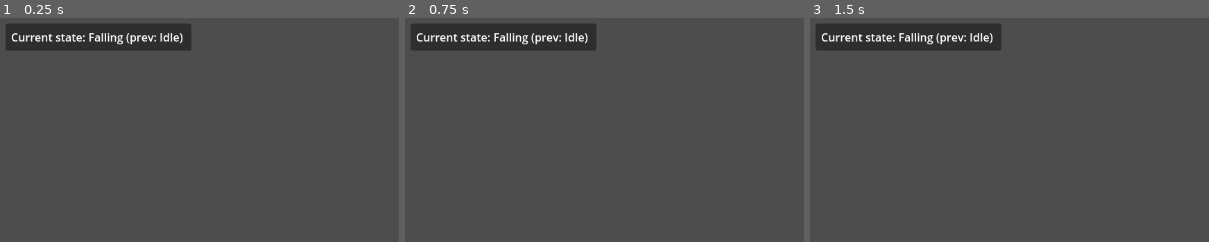
Above: before the commit, frames 1-3 (left to right).
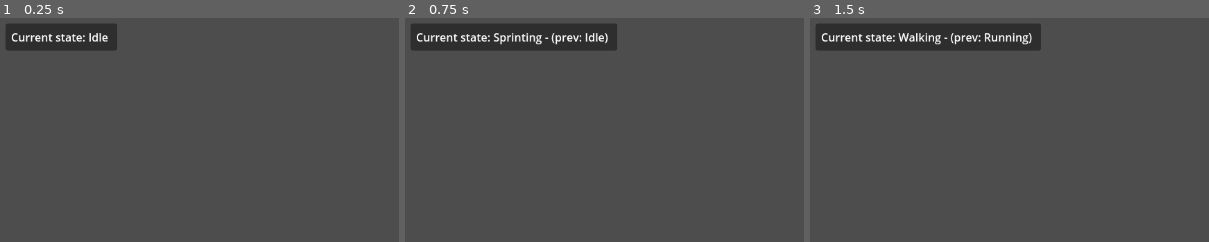
Above: after the commit, the same moments.

Repository: C12-H22-O11/sandbox_study
Game: Godot game, scene res://scenes/player/player.tscn
Two runs of this game, one before a commit and one after it. Both use one fixed random seed, a clock stepped at 60 frames per second and the inputs below. This scene is started directly instead of the project's main scene.
Inputs (mouse positions are % of the whole screen's width and height, from its top left):
- Up to frame 1 (0.25 s): no input
- Up to frame 2 (0.75 s): tap Enter at 0.5 s; move the mouse to (72, 45) at 0.52 s; hold D (move_right) from 0.53 s (still down); hold Shift (sprint) from 0.53 s (still down); click (72, 45) at 0.67 s
- Up to frame 3 (1.5 s): tap Space (jump) at 0.77, 1.07, 1.25 s; tap C (walk) at 0.8, 1.35 s; move the mouse to (30, 55) at 1.27 s; release D (move_right) at 1.28 s; release Shift (sprint) at 1.28 s; hold S (move_backward) from 1.28 s (still down)
The pictures show only the part of the screen within x 0-50%, y 0-50%; the shares and areas given below are measured in that part.

The runs differ from the first frame. In frame 1, 2.2% of the frame differs, in the area x 22-48%, y 2-15%; in frame 2, 1.3%; in frame 3, 1.8%.
Error after the commit: Invalid call. Nonexistent function 'get_planar_velocity' in base 'CharacterBody3D (Player)'. (res://scenes/player/player_state/player_states/walking.gd:30)

Commit message:
refactor: Removed reference to state machine in states and added signal

Diff:
--- a/scenes/player/player.gd
+++ b/scenes/player/player.gd
@@ -58,8 +58,10 @@
 	velocity = planar_velocity.move_toward(target_velocity, target_acceleration * delta) + exclude_axis_vector
 
 
-func get_planar_velocity() -> Vector2:
-	return Vector2(velocity.x, velocity.z)
+func is_falling(gravity: Vector3) -> bool:
+	var value := velocity.dot(gravity)
+	return value > 0
+
 
 func apply_gravity(gravity: Vector3, delta: float) -> void:
 	if not is_on_floor():
--- a/scenes/player/player_debug_panel/player_debug_panel.gd
+++ b/scenes/player/player_debug_panel/player_debug_panel.gd
@@ -13,4 +13,6 @@
 	state_machine.transitioned.connect(_on_state_transitioned)
 
 func _on_state_transitioned(from: State, to: State) -> void:
-	current_state_label.text = "Current state: %s (prev: %s) " % [to.name, from.name]
+	var to_str: String = "Current state: %s" % to.name if to else ""
+	var from_str: String = " - (prev: %s)" % from.name if from else ""
+	current_state_label.text = "%s%s " % [to_str, from_str]
--- a/scenes/player/player_state/player_states/falling.gd
+++ b/scenes/player/player_state/player_states/falling.gd
@@ -25,7 +25,7 @@
 
 
 	if player.is_on_floor():
-			state_machine.transition("Landing")
+			requested_transition.emit("Landing")
 			return
 
 	player.move_and_slide()
--- a/scenes/player/player_state/player_states/idle.gd
+++ b/scenes/player/player_state/player_states/idle.gd
@@ -8,22 +8,25 @@
 func physics_update(_delta: float) -> void:
 	if player.is_on_floor():
 		if player.input.is_action_pressed("jump"):
-			state_machine.transition("Jumping")
+			requested_transition.emit("Jumping")
 			return
 	else:
-		state_machine.transition("Falling")
-		return
+		if player.is_falling(Vector3.DOWN * 9.81):
+			requested_transition.emit("Falling")
+			return
 
 	if player.input.is_attempting_to_move_planar(Vector3.UP):
 		if player.input.is_action_pressed("sprint"):
-			state_machine.transition("Sprinting")
+			requested_transition.emit("Sprinting")
 			return
 		elif player.input.is_action_pressed("walk"):
-			state_machine.transition("Walking")
+			requested_transition.emit("Walking")
 			return
 		else:
-			state_machine.transition("Running")
+			requested_transition.emit("Running")
 			return
+
+	player.velocity
 
 	player.move_and_slide()
 
@@ -35,4 +38,6 @@
 
 func _on_action_just_pressed(action: StringName) -> void:
 	match  action:
-		"jump": state_machine.transition("Jumping")
+		"jump":
+			if player.is_on_floor():
+				requested_transition.emit("Jumping")
--- a/scenes/player/player_state/player_states/jumping.gd
+++ b/scenes/player/player_state/player_states/jumping.gd
@@ -21,11 +21,11 @@
 		true
 	)
 
-	if player.velocity.y <= 0:
+	if player.is_falling(Vector3.DOWN * 9.81):
 		if player.is_on_floor():
-			state_machine.transition("Idle")
+			requested_transition.emit("Idle")
 			return
-		state_machine.transition("Falling")
+		requested_transition.emit("Falling")
 		return
 
 	player.move_and_slide()
--- a/scenes/player/player_state/player_states/landing.gd
+++ b/scenes/player/player_state/player_states/landing.gd
@@ -2,18 +2,22 @@
 
 func enter(_from: State = null) -> void:
 	player.move_and_slide()
-	if player.get_planar_velocity().is_zero_approx():
-		state_machine.transition("Idle")
+
+	if player.input.is_action_pressed("jump"):
+		requested_transition.emit("Jumping")
 		return
-	elif player.input.is_action_pressed("jump"):
-		state_machine.transition("Jumping")
+
+	if Math.get_planar_vector3(player.velocity, Vector3.UP).is_zero_approx():
+		requested_transition.emit("Idle")
 		return
-	elif player.input.is_action_pressed("sprint"):
-		state_machine.transition("Sprinting")
+
+	if player.input.is_action_pressed("sprint"):
+		requested_transition.emit("Sprinting")
 		return
-	elif player.input.is_action_pressed("walk"):
-		state_machine.transition("Walking")
+
+	if player.input.is_action_pressed("walk"):
+		requested_transition.emit("Walking")
 		return
 	else:
-		state_machine.transition("Running")
+		requested_transition.emit("Running")
 		return
--- a/scenes/player/player_state/player_states/running.gd
+++ b/scenes/player/player_state/player_states/running.gd
@@ -17,19 +17,19 @@
 		Vector3.UP
 	)
 
-	if not player.is_on_floor():
-		state_machine.transition("Falling")
+	if not player.is_on_floor() and player.is_falling(Vector3.DOWN * 9.81):
+		requested_transition.emit("Falling")
 		return
 
-	if player.get_planar_velocity().is_zero_approx():
-		state_machine.transition("Idle")
+	if Math.get_planar_vector3(player.velocity, Vector3.UP).is_zero_approx():
+		requested_transition.emit("Idle")
 		return
 
 	if player.input.is_action_pressed("sprint"):
-		state_machine.transition("Sprinting")
+		requested_transition.emit("Sprinting")
 		return
 	elif player.input.is_action_pressed("walk"):
-		state_machine.transition("Walking")
+		requested_transition.emit("Walking")
 		return
 
 	player.move_and_slide()
@@ -42,4 +42,6 @@
 
 func _on_action_just_pressed(action: StringName) -> void:
 	match  action:
-		"jump": state_machine.transition("Jumping")
+		"jump":
+			if player.is_on_floor():
+				requested_transition.emit("Jumping")
--- a/scenes/player/player_state/player_states/sprinting.gd
+++ b/scenes/player/player_state/player_states/sprinting.gd
@@ -18,16 +18,16 @@
 		Vector3.UP
 	)
 
-	if not player.is_on_floor():
-		state_machine.transition("Falling")
+	if not player.is_on_floor() and player.is_falling(Vector3.DOWN * 9.81):
+		requested_transition.emit("Falling")
 		return
 
-	if player.get_planar_velocity().is_zero_approx():
-		state_machine.transition("Idle")
+	if Math.get_planar_vector3(player.velocity, Vector3.UP).is_zero_approx():
+		requested_transition.emit("Idle")
 		return
 
 	if not player.input.is_action_pressed("sprint"):
-		state_machine.transition("Running")
+		requested_transition.emit("Running")
 		return
 
 	player.move_and_slide()
@@ -40,4 +40,6 @@
 
 func _on_action_just_pressed(action: StringName) -> void:
 	match  action:
-		"jump": state_machine.transition("Jumping")
+		"jump":
+			if player.is_on_floor():
+				requested_transition.emit("Jumping")
--- a/scenes/player/player_state/player_states/walking.gd
+++ b/scenes/player/player_state/player_states/walking.gd
@@ -20,21 +20,22 @@
 
 	if player.is_on_floor():
 		if player.input.is_action_pressed("jump"):
-			state_machine.transition("Jumping")
+			requested_transition.emit("Jumping")
 			return
 	else:
-		state_machine.transition("Falling")
-		return
+		if player.is_falling(Vector3.DOWN * 9.81):
+			requested_transition.emit("Falling")
+			return
 
 	if player.get_planar_velocity().is_zero_approx():
-		state_machine.transition("Idle")
+		requested_transition.emit("Idle")
 		return
 
 	if player.input.is_action_pressed("sprint"):
-		state_machine.transition("Sprinting")
+		requested_transition.emit("Sprinting")
 		return
 	elif not player.input.is_action_pressed("walk"):
-		state_machine.transition("Running")
+		requested_transition.emit("Running")
 		return
 
 	player.move_and_slide()
@@ -47,4 +48,6 @@
 
 func _on_action_just_pressed(action: StringName) -> void:
 	match  action:
-		"jump": state_machine.transition("Jumping")
+		"jump":
+			if player.is_on_floor():
+				requested_transition.emit("Jumping")
--- a/scenes/state_machine/state/state.gd
+++ b/scenes/state_machine/state/state.gd
@@ -1,6 +1,6 @@
 class_name State extends Node
 
-@onready var state_machine: StateMachine = get_parent()
+signal requested_transition(to: StringName)
 
 
 func enter(_from: State = null) -> void:
--- a/scenes/state_machine/state_machine.gd
+++ b/scenes/state_machine/state_machine.gd
@@ -10,7 +10,10 @@
 func _ready() -> void:
 	assert(current_state != null, "State does not have current node")
 
-	transition(self.get_path_to(current_state))
+	for state in get_states():
+		state.requested_transition.connect(_on_requested_transition.bind(state))
+
+	transition(current_state, null)
 
 
 func _process(delta: float) -> void:
@@ -20,12 +23,24 @@
 	current_state.physics_update(delta)
 
 
-func transition(to: NodePath) -> void:
-	var previous_state := 	await current_state.exit()
-	var target_state := get_node(to) as State
-	state_exited.emit(previous_state)
+func get_states() -> Array[State]:
+	var states: Array[State] = []
+	for child in get_children():
+		if child is State:
+			states.append(child)
+	return  states
 
-	current_state = target_state
-	await target_state.enter(previous_state)
-	state_entered.emit(target_state)
-	transitioned.emit(previous_state, current_state)
+
+func transition(to_state: State, from_state: State) -> void:
+	if from_state:
+		from_state.exit()
+	state_exited.emit(from_state)
+
+	current_state = to_state
+	await to_state.enter(from_state)
+	state_entered.emit(to_state)
+
+	transitioned.emit(from_state, current_state)
+
+func _on_requested_transition(to_path: NodePath, from: State) -> void:
+	transition(get_node(to_path), from)
